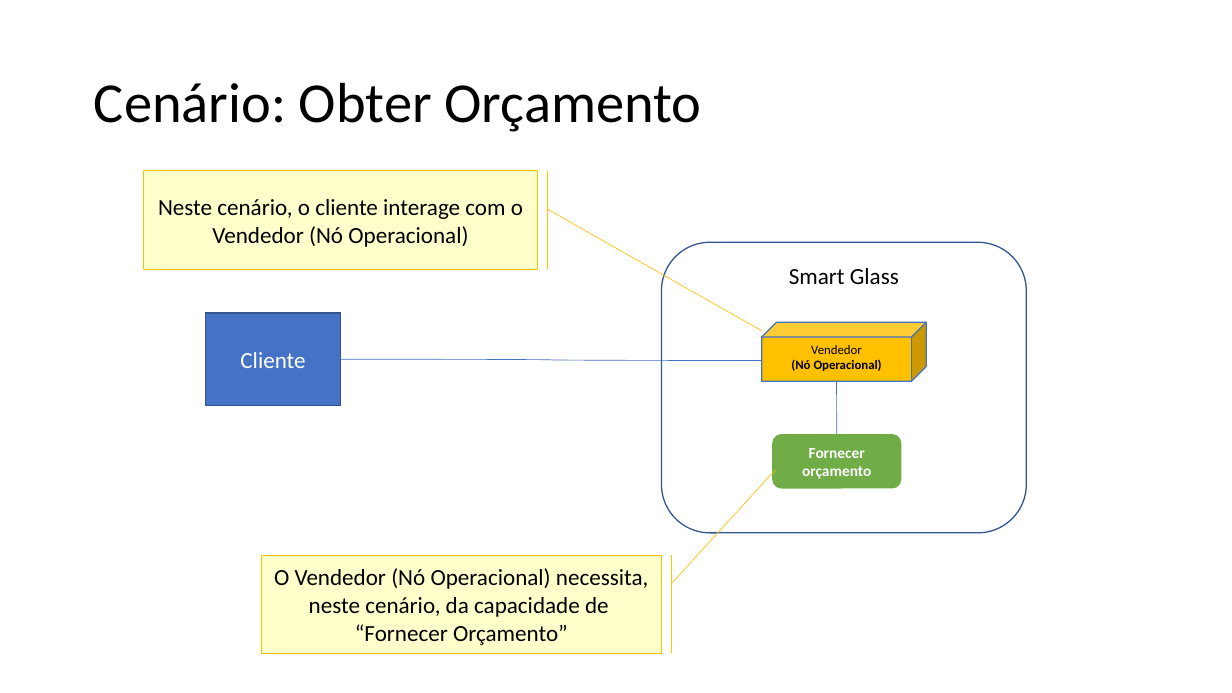
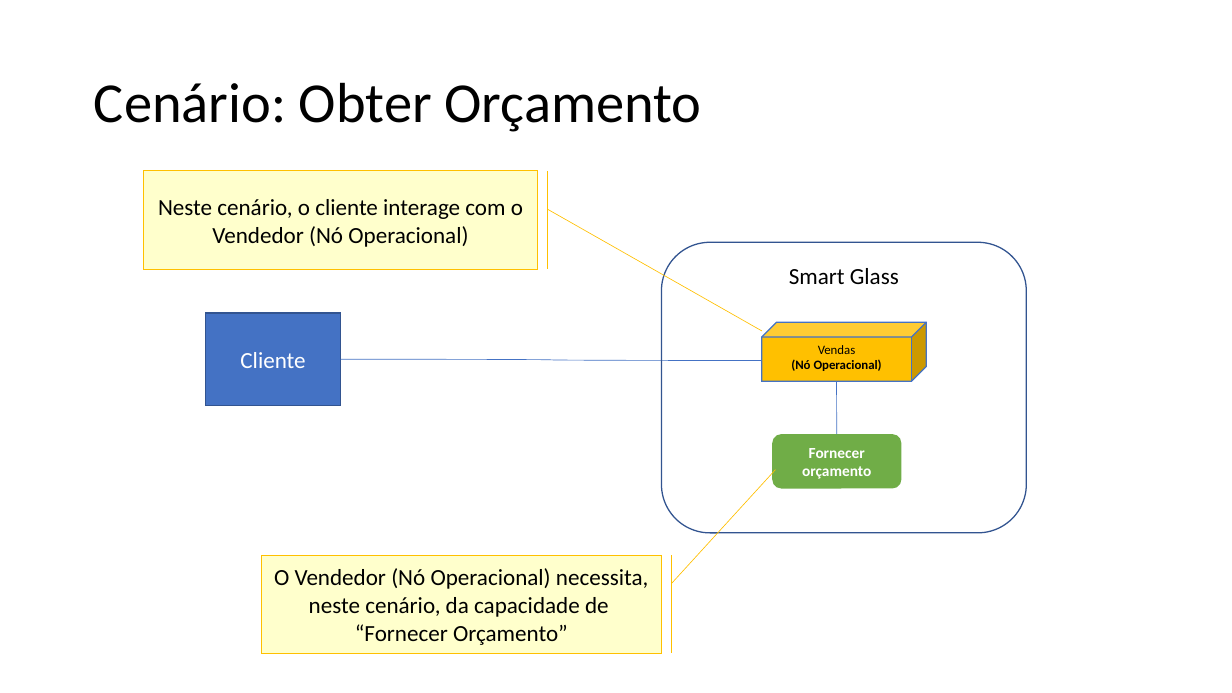
Before and after one commit to Geremias-ms/ENGENHARIADEREQUISITOS, a slide deck: slide 2 of 015 - ARQUITETURA DE NEGOCIO PARA CADA CENÁRIO.pptx. Drawn at 1232x693 pixels with LibreOffice and Linux fonts; fonts in the diff are those of the drawing. Boxes give left, top, right and bottom in pixels: in the first picture for what was removed or moved away, otherwise in the second. Text is boxed around its words. In the diff, an @@ line names an element or a change of style, - is before the commit and + after.

Commit message:
015 - ARQUITETURA DE NEGOCIO PARA CADA CENÁRIO

```diff
--- a/015 - ARQUITETURA DE NEGOCIO PARA CADA CENÁRIO.pptx
+++ b/015 - ARQUITETURA DE NEGOCIO PARA CADA CENÁRIO.pptx
@@ text in cube at bbox=[818, 345, 856, 354]: text changed @@
-Vendedor
+Vendas
```
Also in this commit, not shown: 4 other slides changed, 4 slides removed.
